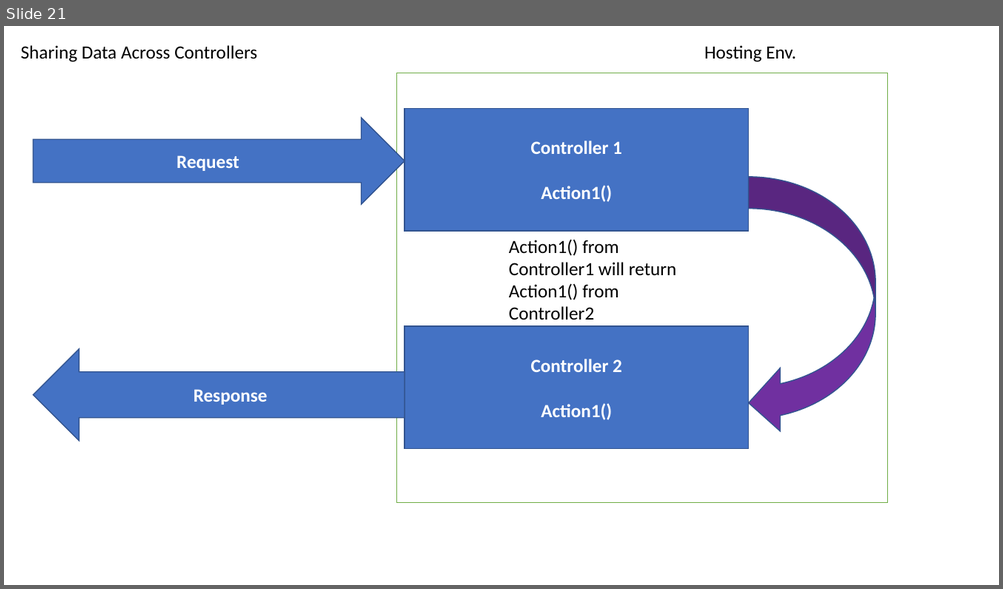
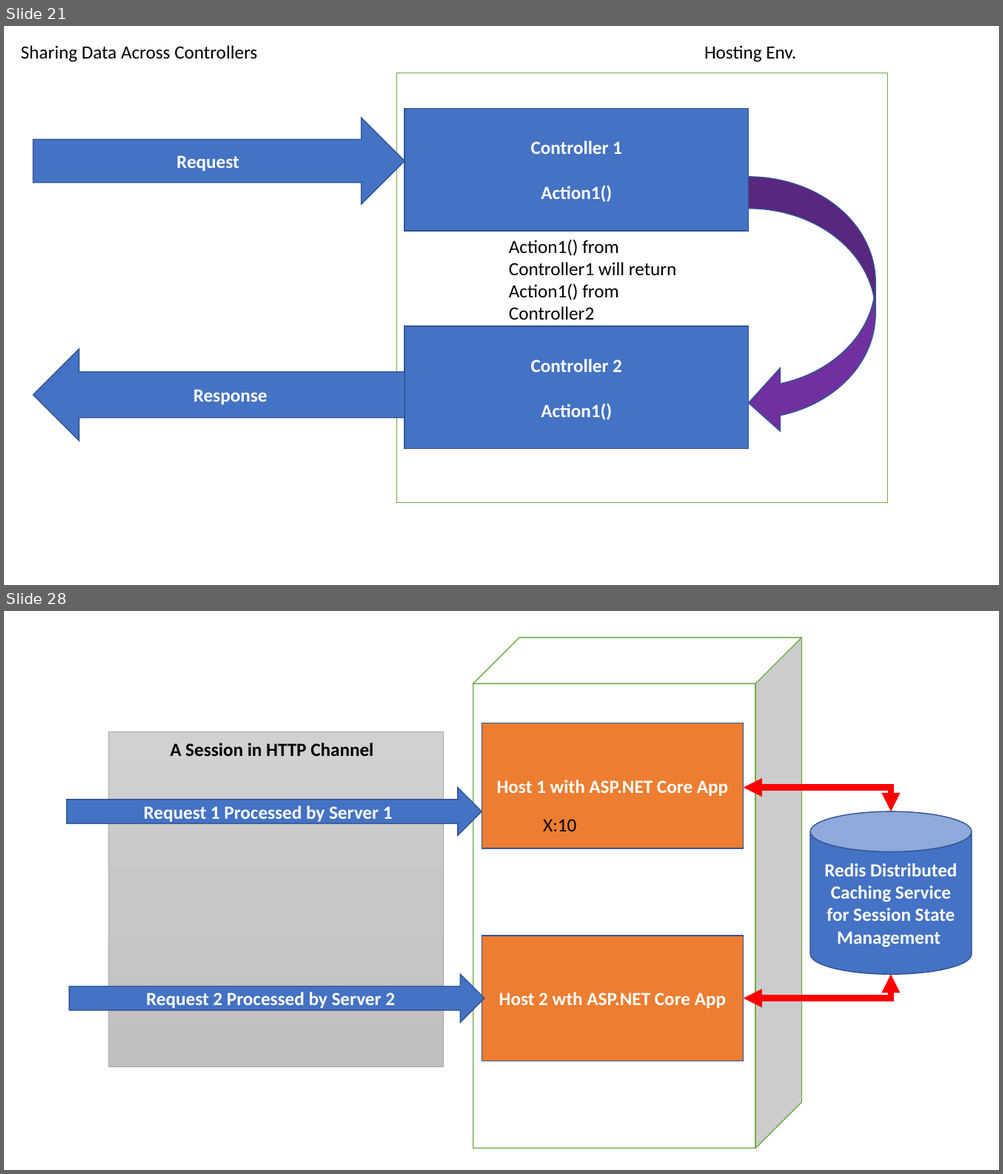
Before and after one commit to maheshsabnis/mbaspnetcore, a slide deck: mbaspnetcore6/MB_Training_Images.pptx. Shown one above the other, each under a label of ours: slide 21 before the commit, slides 21 and 28 after it; the slides between them are not shown. The pictures are 1003x589 and 1003x1174 pixels, drawn with LibreOffice and Linux fonts; fonts in the diff are those of the drawing. Boxes give left, top, right and bottom in pixels: in the first picture for what was removed or moved away, otherwise in the second. Text is boxed around its words. In the diff, an @@ line names an element or a change of style, - is before the commit and + after.

```diff
--- a/mbaspnetcore6/MB_Training_Images.pptx
+++ b/mbaspnetcore6/MB_Training_Images.pptx
@@ slide 28 added at (4,611,999,1170), background #FFFFFF @@
@@ cube added at (473,638,802,1149), fill #FFFFFF, outline #70AD47 1 pt @@
@@ rectangle added at (108,732,443,1067), fill gradient #D2D2D2 to #C8C8C8 to #C0C0C0, outline #A5A5A5 0.5 pt @@
@@ text added at (170,743,373,756), 18 pt, text #000000, bold @@
+A Session in HTTP Channel
@@ rectangle added at (481,723,743,849), fill #ED7D31, outline #325491 1 pt, 18 pt, text #FFFFFF, bold @@
+Host 1 with ASP.NET Core App
@@ right arrow added at (67,788,481,835), fill #4472C4, outline #325491 1 pt, 18 pt, text #FFFFFF, bold @@
+Request 1 Processed by Server 1
@@ elbow double arrow added from (743, 788) to (891, 812), #FF0000 6 pt @@
@@ text added at (543,819,576,832), 18 pt, text #000000 @@
+X:10
@@ cylinder added at (810,812,971,974), fill #4472C4, outline #325491 1 pt, 18 pt, text #FFFFFF, bold @@
+Redis Distributed Caching Service for Session State Management
@@ rectangle added at (481,937,743,1062), fill #ED7D31, outline #325491 1 pt, 18 pt, text #FFFFFF, bold @@
+Host 2 wth ASP.NET Core App
@@ right arrow added at (69,974,484,1022), fill #4472C4, outline #325491 1 pt, 18 pt, text #FFFFFF, bold @@
+Request 2 Processed by Server 2
@@ elbow double arrow added from (743, 999) to (891, 974), #FF0000 6 pt @@
```
Also in this commit, not shown: 1 slide changed, 8 other slides added, 1 other file.
